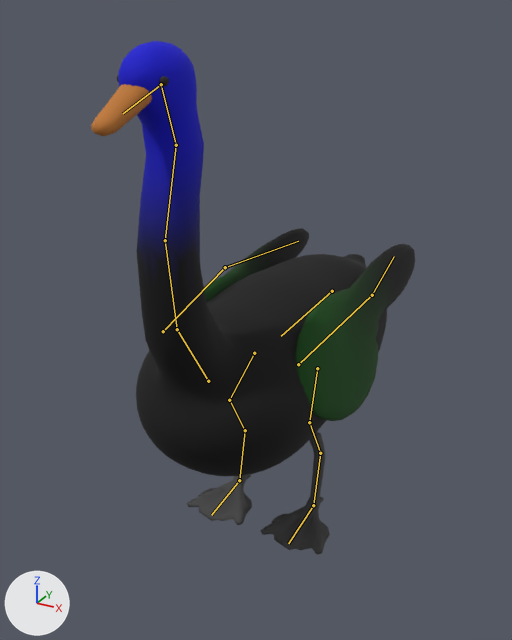
One commit to the glTF model assets/beast_swan.glb: the scene before it, then after it.
Camera for both pictures: a camera (50 mm lens) standing at (0.634, -1.211, 1.09) and looking at (-0.03, -0.005, 0.487). The lights are fixed; the arrows at lower left show +X, +Y and +Z. The first picture is the older version. The bones that change, and the others that lie on the model, are drawn over the model as lines.

Names of what the first picture shows: 'beast_swan_feather', 'beast_swan_horn'.
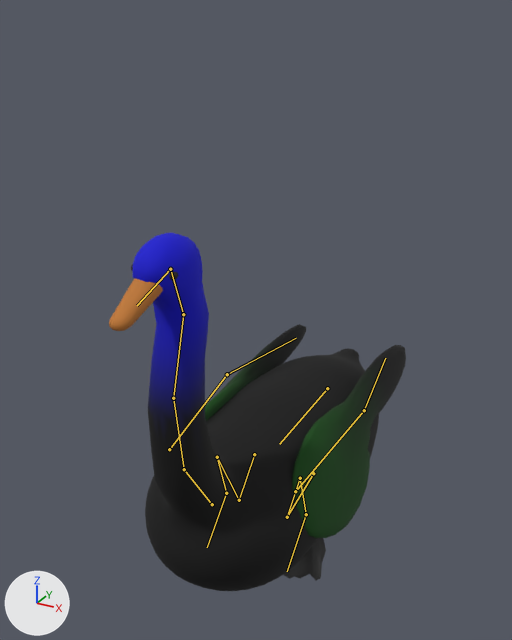
The newer file adds an action. The first version stands in its rest pose; the second is drawn at frame 0 of the action 'preen_float'.

Location of each change, [x1, y1, x2, y2] in pixels of the pictures (512 x 640 px):
'beast_swan_feather', posed (8% narrower, 18% shorter)
    before: [118, 41, 415, 476]
    after: [132, 233, 406, 591]
'beast_swan_horn', posed (mostly hidden afterwards)
    before: [91, 76, 330, 555]
    after: [109, 264, 326, 581]
bone 'body', root to tip
    before: (332, 291) to (281, 336)
    after: (327, 388) to (279, 444)
bone 'thigh.L', root to tip
    before: (317, 368) to (309, 422)
    after: (313, 473) to (287, 517)
bone 'shin.L', root to tip
    before: (309, 422) to (320, 453)
    after: (287, 517) to (300, 478)
bone 'hock.L', root to tip
    before: (320, 453) to (313, 505)
    after: (300, 478) to (306, 514)
bone 'htoe.L', root to tip
    before: (313, 505) to (288, 543)
    after: (306, 514) to (287, 571)
bone 'thigh.R', root to tip
    before: (254, 353) to (229, 400)
    after: (254, 454) to (239, 500)
bone 'shin.R', root to tip
    before: (229, 400) to (245, 430)
    after: (239, 500) to (217, 457)
bone 'hock.R', root to tip
    before: (245, 430) to (239, 480)
    after: (217, 457) to (226, 493)
bone 'htoe.R', root to tip
    before: (239, 480) to (211, 515)
    after: (226, 493) to (207, 547)

The change, as a list of edits to the scene's bpy script:
```text
Change bone_body:
    where bone_body = bpy.data.objects['beast_swan_rig'].pose.bones['body']
    bone_body.location: (0.0, 0.0, 0.0) -> (0.0, 0.01, 0.28)
Change bone_thigh_l:
    where bone_thigh_l = bpy.data.objects['beast_swan_rig'].pose.bones['thigh.L']  # child of 'body'
    bone_thigh_l.rotation_quaternion: (1.0, 0.0, 0.0, 0.0) -> (0.977, -0.151, -0.001, 0.152)  # degrees (0, 0, 0) -> degrees (-17, 2, 17)
Change bone_shin_l:
    where bone_shin_l = bpy.data.objects['beast_swan_rig'].pose.bones['shin.L']  # child of 'thigh.L'
    bone_shin_l.rotation_quaternion: (1.0, 0.0, 0.0, 0.0) -> (-0.07, -0.985, -0.08, -0.136)  # degrees (0, 0, 0) -> degrees (170, -15, 11)
Change bone_hock_l:
    where bone_hock_l = bpy.data.objects['beast_swan_rig'].pose.bones['hock.L']  # child of 'shin.L'
    bone_hock_l.rotation_quaternion: (1.0, 0.0, 0.0, 0.0) -> (0.444, -0.885, -0.131, -0.04)  # degrees (0, 0, 0) -> degrees (-128, -11, 12)
Change bone_htoe_l:
    where bone_htoe_l = bpy.data.objects['beast_swan_rig'].pose.bones['htoe.L']  # child of 'hock.L'
    bone_htoe_l.rotation_quaternion: (1.0, 0.0, 0.0, 0.0) -> (0.996, 0.087, 0.0, 0.0)  # degrees (0, 0, 0) -> degrees (10, 0, 0)
Change bone_thigh_r:
    where bone_thigh_r = bpy.data.objects['beast_swan_rig'].pose.bones['thigh.R']  # child of 'body'
    bone_thigh_r.rotation_quaternion: (1.0, 0.0, 0.0, 0.0) -> (0.975, -0.167, 0.002, -0.148)  # degrees (0, 0, 0) -> degrees (-19, -3, -17)
Change bone_shin_r:
    where bone_shin_r = bpy.data.objects['beast_swan_rig'].pose.bones['shin.R']  # child of 'thigh.R'
    bone_shin_r.rotation_quaternion: (1.0, 0.0, 0.0, 0.0) -> (0.012, -0.985, 0.09, 0.147)  # degrees (0, 0, 0) -> degrees (180, 17, -10)
Change bone_hock_r:
    where bone_hock_r = bpy.data.objects['beast_swan_rig'].pose.bones['hock.R']  # child of 'shin.R'
    bone_hock_r.rotation_quaternion: (1.0, 0.0, 0.0, 0.0) -> (0.383, -0.914, 0.125, 0.047)  # degrees (0, 0, 0) -> degrees (-136, 10, -11)
Change bone_htoe_r:
    where bone_htoe_r = bpy.data.objects['beast_swan_rig'].pose.bones['htoe.R']  # child of 'hock.R'
    bone_htoe_r.rotation_quaternion: (1.0, 0.0, 0.0, 0.0) -> (0.996, 0.087, 0.0, 0.0)  # degrees (0, 0, 0) -> degrees (10, 0, 0)
```
